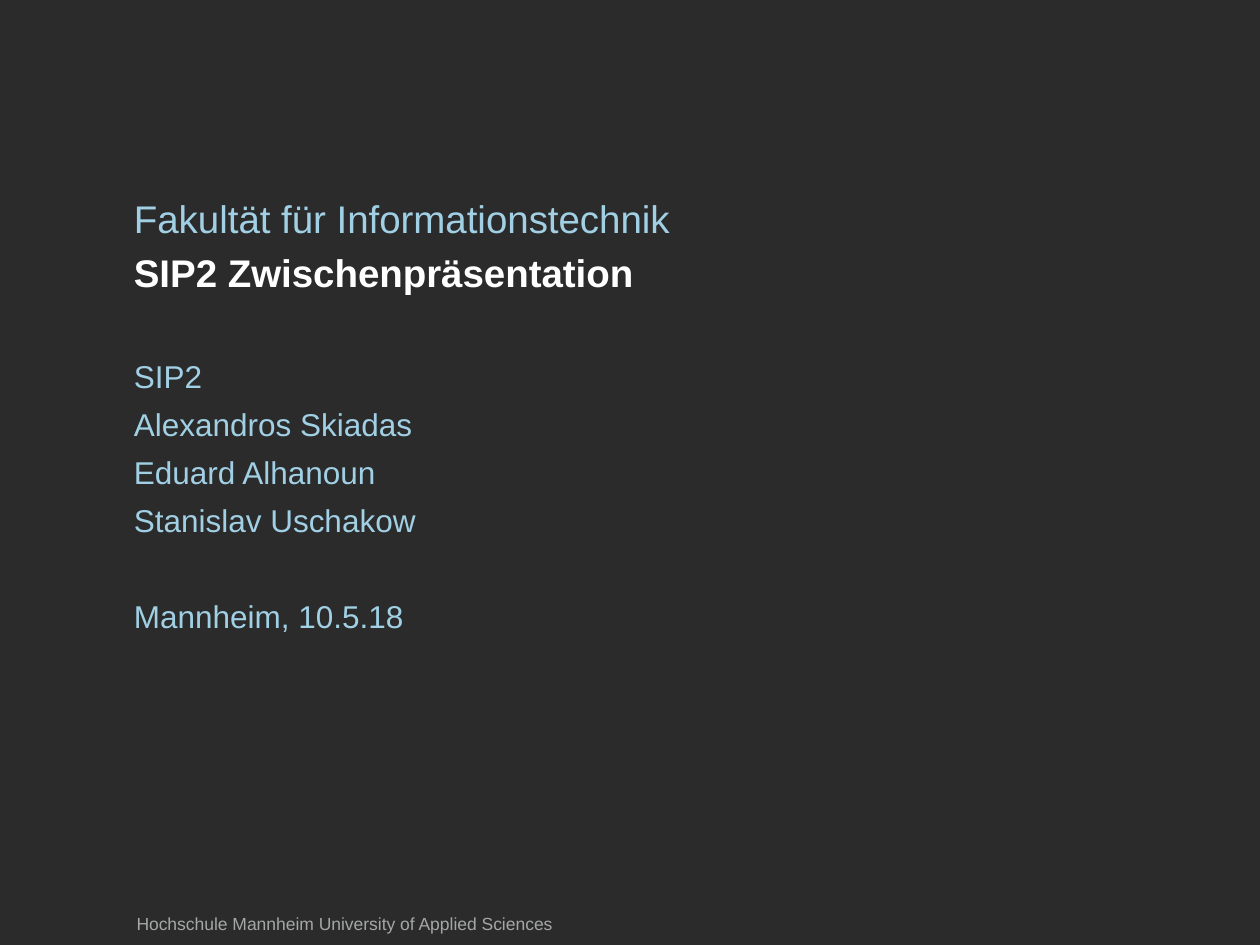
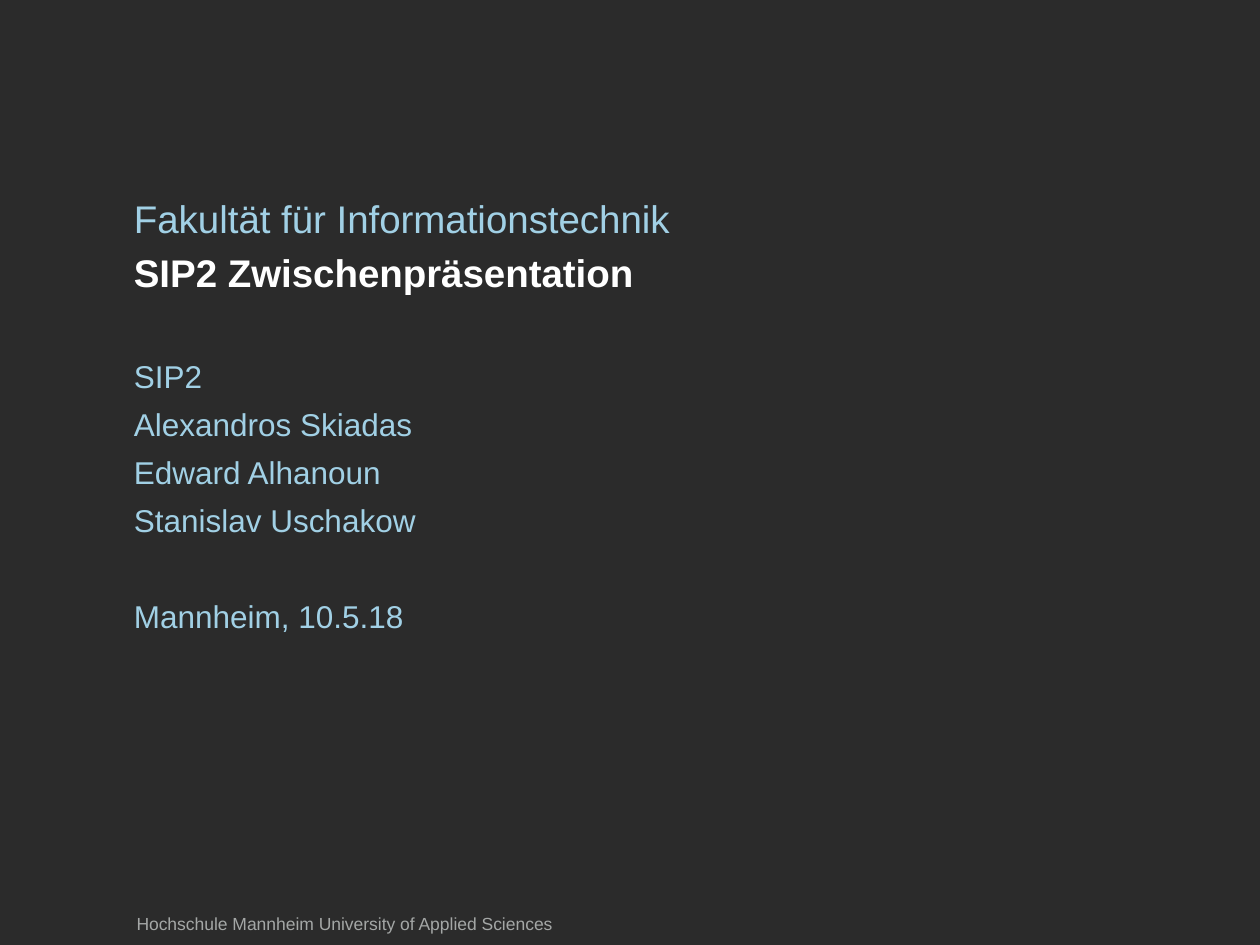
Before and after one commit to Edwardha92/SIP2, a slide deck: slide 1 of docs/final_documentation/Präsi_vonAlexgeändert.pptx. Drawn at 1260x945 pixels with LibreOffice and Linux fonts; fonts in the diff are those of the drawing; background and template pictures are left out; a plain dark background stands for a picture behind light text. Boxes give left, top, right and bottom in pixels: in the first picture for what was removed or moved away, otherwise in the second. Text is boxed around its words. In the diff, an @@ line names an element or a change of style, - is before the commit and + after.

```diff
--- a/docs/final_documentation/Präsi_vonAlexgeändert.pptx
+++ b/docs/final_documentation/Präsi_vonAlexgeändert.pptx
@@ subtitle at box(134, 461, 381, 485): text changed @@
-Eduard Alhanoun
+Edward Alhanoun
```
Also in this commit, not shown: 2 other slides changed, 1 slide added, 1 other file.
